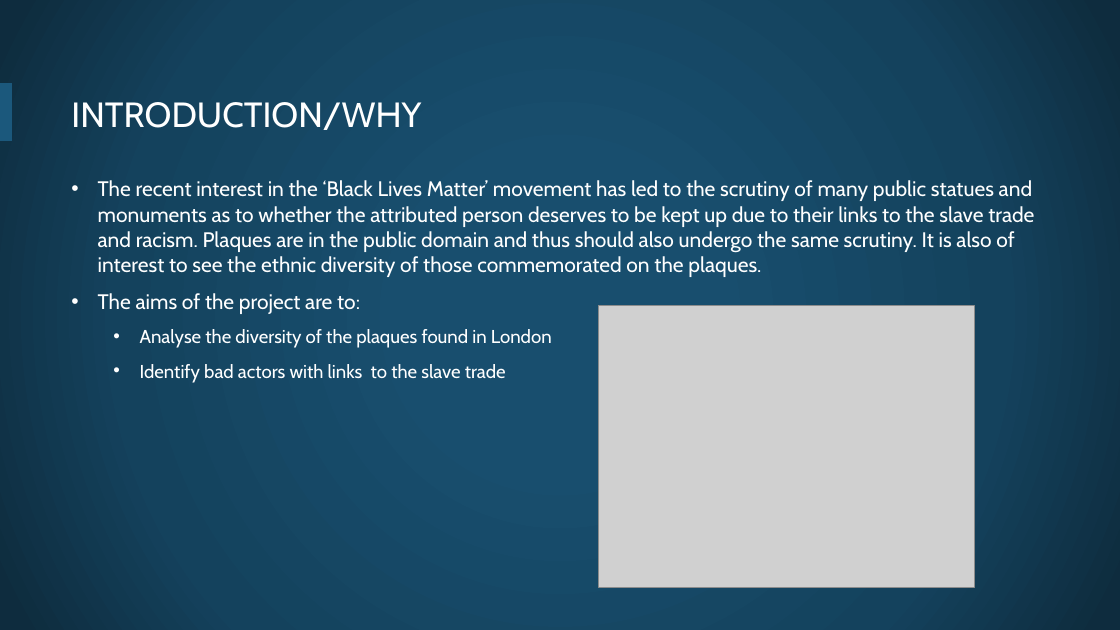
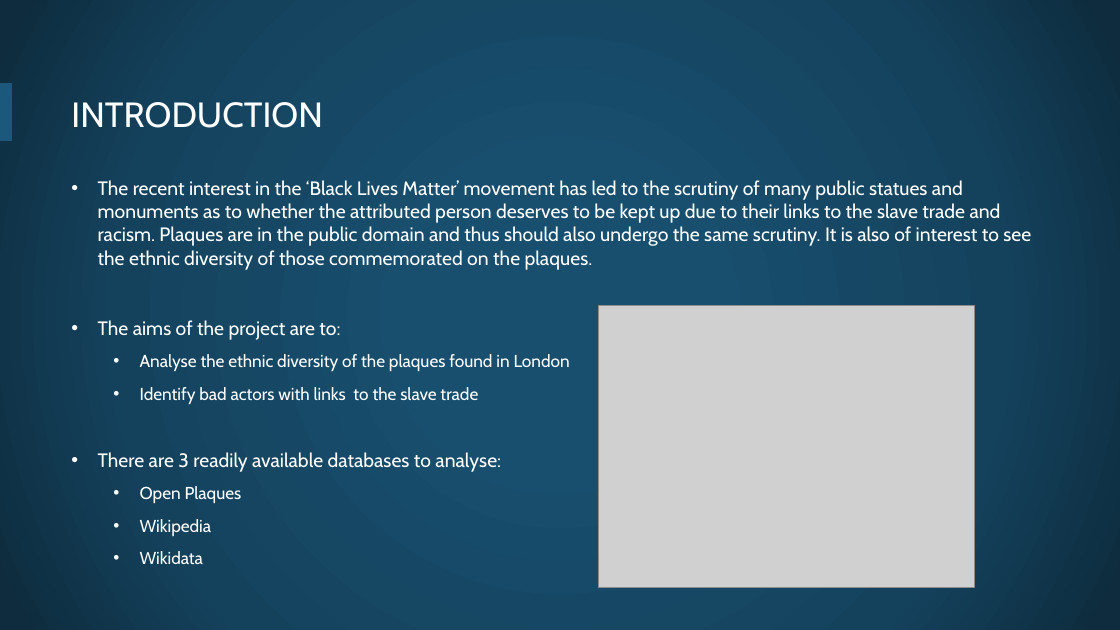
Before and after one commit to openheritage/open-plaques-diversity, a slide deck: slide 2 of The diversity of plaques in London.pptx. Drawn at 1120x630 pixels with LibreOffice and Linux fonts; fonts in the diff are those of the drawing; grey boxes stand for pictures; background and template pictures are left out. Boxes give left, top, right and bottom in pixels: in the first picture for what was removed or moved away, otherwise in the second. Text is boxed around its words. In the diff, an @@ line names an element or a change of style, - is before the commit and + after.

```diff
--- a/The diversity of plaques in London.pptx
+++ b/The diversity of plaques in London.pptx
@@ title at bbox=[71, 102, 323, 128]: text changed @@
-INTRODUCTION/WHY
+INTRODUCTION
@@ text at bbox=[98, 180, 1031, 404]: size 18 to 16.6 pt in "The recent interest in the ‘Black Lives ...", "The aims of the project are to:"; size 16 to 14.8 pt in "Identify bad actors with links to the ..." @@
@@ text at bbox=[140, 354, 570, 371]: text changed; size 16 to 14.8 pt @@
-  • Analyse the diversity of the plaques found in London
+  • Analyse the ethnic diversity of the plaques found in London
@@ text at bbox=[98, 452, 501, 564]: paragraphs added @@
+• There are 3 readily available databases to analyse:
+  • Open Plaques
+  • Wikipedia
+  • Wikidata
```
Also in this commit, not shown: 6 other slides changed, 1 slide added.
